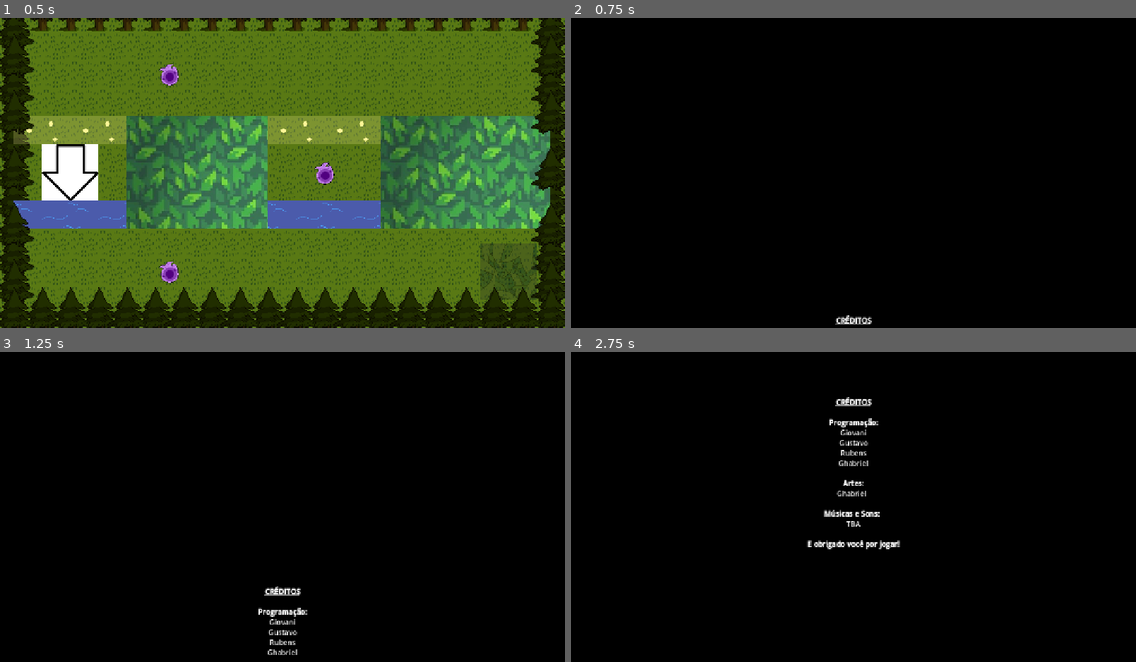
Above: before the commit, frames 1-4 (two rows, left to right).
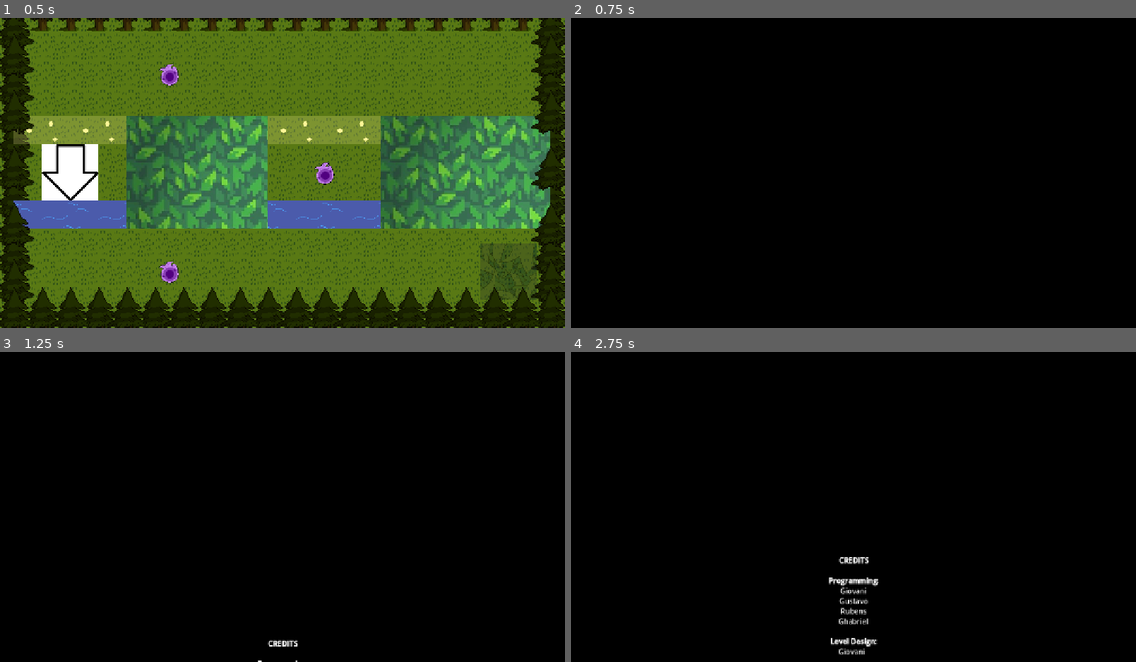
Above: after the commit, the same moments.

Repository: Equipe-Plasma/Switch-Shadow
Game: Godot game, scene res://fase/fase 10/fase_10.tscn
The game is run twice, just before and just after one commit, with the same random seed, the same clock (stepped at 60 frames per second) and the same inputs. This scene is started directly instead of the project's main scene.
Inputs:
- Up to frame 1 (0.5 s): no input
- Up to frame 2 (0.75 s): tap Enter (proxima_fase) at 0.5 s; hold D (mover_direita) from 0.53 s (still down); hold Enter (proxima_fase) from 0.53 s (still down)
- Up to frame 3 (1.25 s): keep holding D (mover_direita); keep holding Enter (proxima_fase)
- Up to frame 4 (2.75 s): release D (mover_direita) at 1.28 s; release Enter (proxima_fase) at 1.28 s; hold S (mover_baixo) 1.28-2.03 s; tap Space (trocar_sombra) at 1.35 s; hold D (mover_direita) from 2.03 s (still down); tap Keypad Enter at 2.1 s

Frame 1 is identical in both runs. In frame 2, 0.1% of the frame differs, in the area x 46-54%, y 95-99%; in frame 3, 0.6%; in frame 4, 1.9%, in the area x 41-59%, y 14-98%.

Commit message:
Update Creditos.tscn

Diff:
--- a/Sistema/creditos/Creditos.tscn
+++ b/Sistema/creditos/Creditos.tscn
@@ -50,7 +50,7 @@
 vertical_scroll_mode = 3
 script = SubResource("GDScript_fo2fk")
 text_node = NodePath("Margin/Label")
-credits_time = 12.0
+credits_time = 30.0
 
 [node name="Margin" type="MarginContainer" parent="." unique_id=1461202817]
 layout_mode = 2
@@ -61,20 +61,23 @@
 size_flags_horizontal = 3
 bbcode_enabled = true
 text = "[center]
-[b][u]CRÉDITOS[/u][/b]
+[b][u]CREDITS[/u][/b]
 
-[b]Programação:[/b]
+[b]Programming:[/b]
 Giovani
 Gustavo
 Rubens
 Ghabriel
 
-[b]Artes:[/b]
+[b]Level Design:[/b]
+Giovani
+
+[b]Arts:[/b]
 Ghabriel
 
-[b]Músicas e Sons:[/b]
-TBA
+[b]Sound Design:[/b]
+Rubens
 
-[b]E obrigado você por jogar![/b]
+[b]Thank you for playing![/b]
 [/center]"
 fit_content = true
